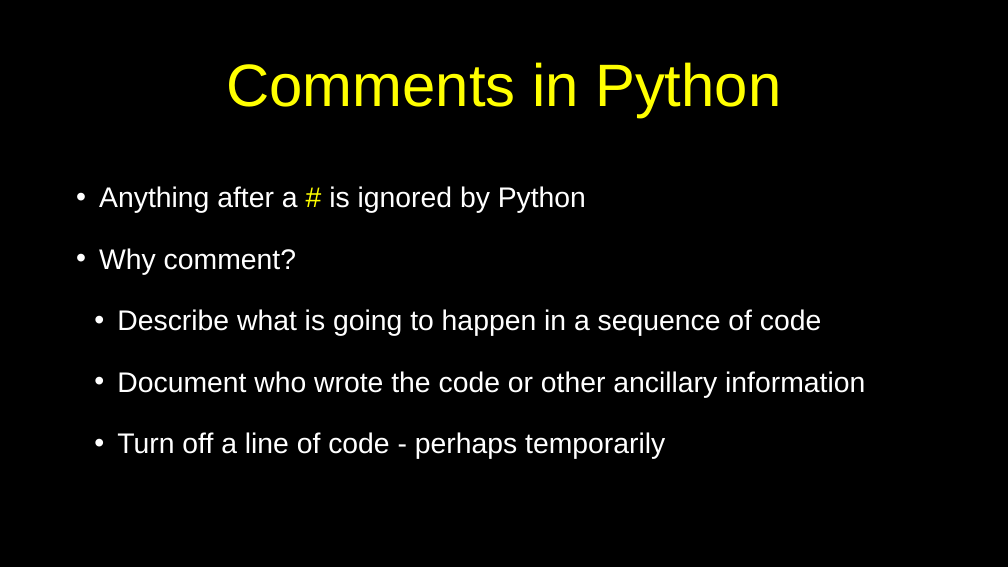
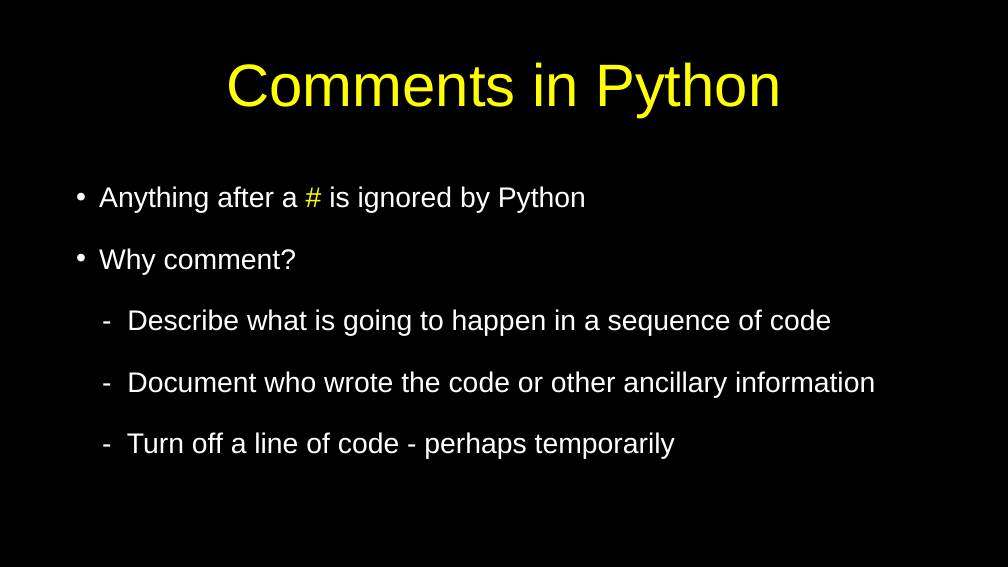
Before and after one commit to csev/py4e, a slide deck: slide 30 of lectures3/Pythonlearn-02-Expressions.pptx. Drawn at 1008x567 pixels with LibreOffice and Linux fonts; fonts in the diff are those of the drawing. Boxes give left, top, right and bottom in pixels: in the first picture for what was removed or moved away, otherwise in the second. Text is boxed around its words. In the diff, an @@ line names an element or a change of style, - is before the commit and + after.

```diff
--- a/lectures3/Pythonlearn-02-Expressions.pptx
+++ b/lectures3/Pythonlearn-02-Expressions.pptx
@@ text at <box>127,309,875,459</box>: text changed @@
-  • Describe what is going to happen in a sequence of code
-  • Document who wrote the code or other ancillary information
-  • Turn off a line of code - perhaps temporarily
+  - Describe what is going to happen in a sequence of code
+  - Document who wrote the code or other ancillary information
+  - Turn off a line of code - perhaps temporarily
```
Also in this commit, not shown: 25 other slides changed, 1 slide added, 2 other files.
